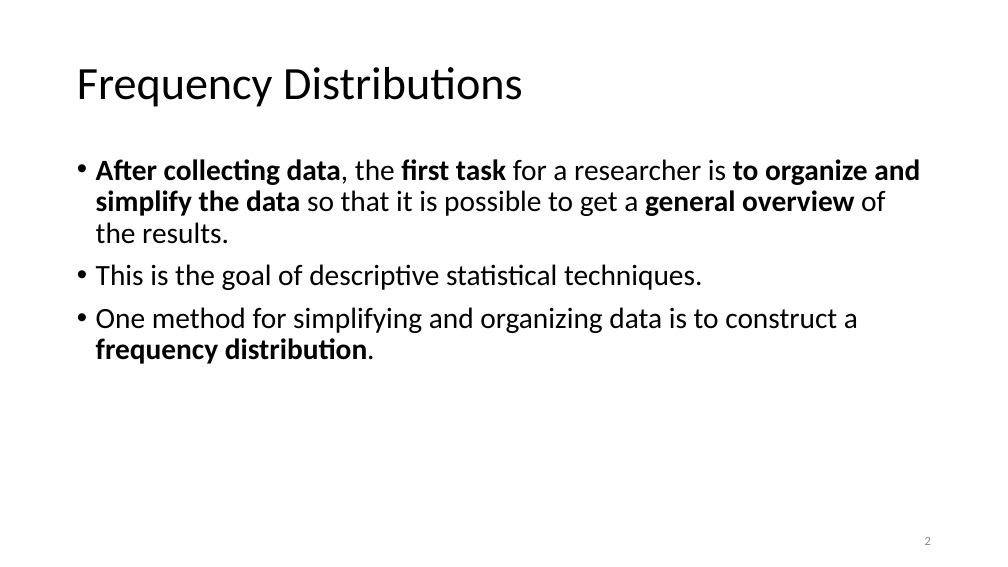
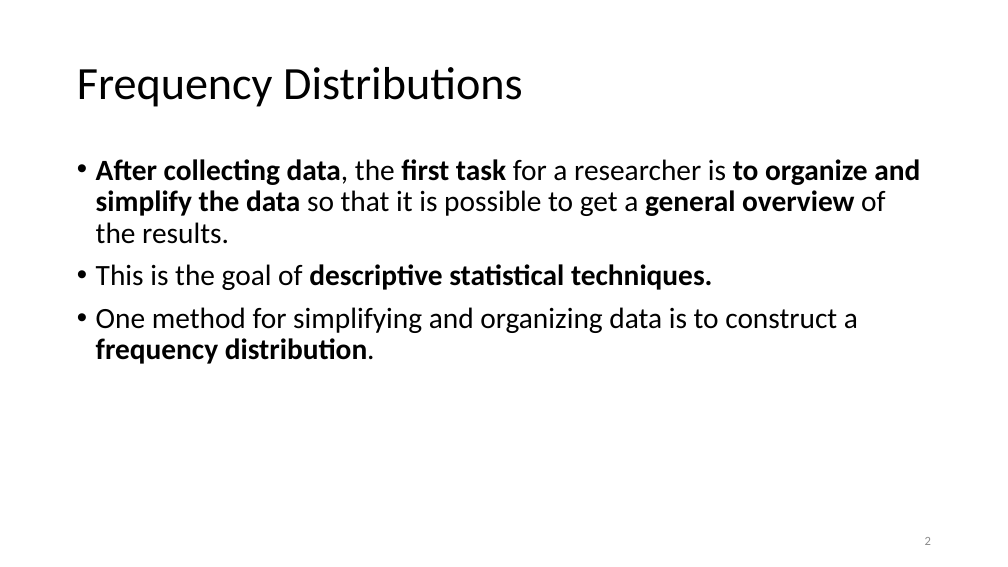
Before and after one commit to motazsaad/Math-Statistics-DataScience, a slide deck: slide 2 of slides/02 Statisitics - Freq.pptx. Drawn at 1008x567 pixels with LibreOffice and Linux fonts; fonts in the diff are those of the drawing. Boxes give left, top, right and bottom in pixels: in the first picture for what was removed or moved away, otherwise in the second. Text is boxed around its words. In the diff, an @@ line names an element or a change of style, - is before the commit and + after.

```diff
--- a/slides/02 Statisitics - Freq.pptx
+++ b/slides/02 Statisitics - Freq.pptx
@@ text at [96,264,713,290]: bold on in "descriptive statistical techniques." @@
```
Also in this commit, not shown: 1 other file.
